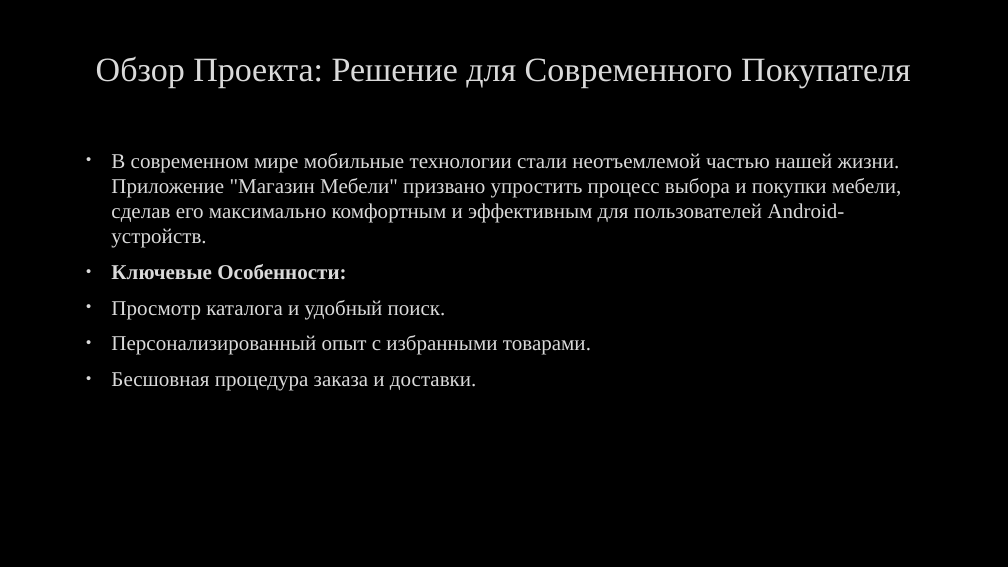
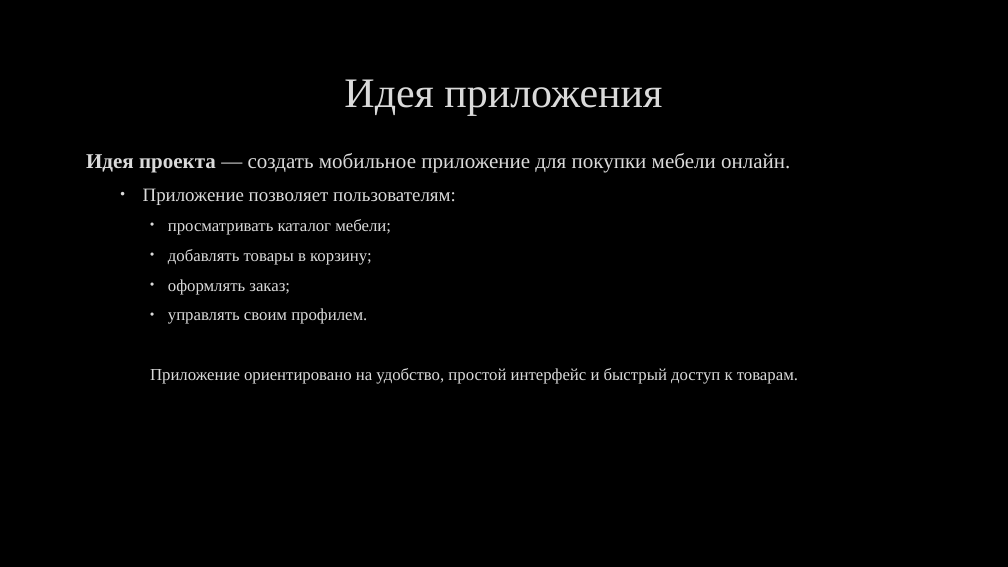
Before and after one commit to xseendy/Furniture_salees12, a slide deck: slide 2 of Магазин Мебели.pptx. Drawn at 1008x567 pixels with LibreOffice and Linux fonts; fonts in the diff are those of the drawing; background and template pictures are left out. Boxes give left, top, right and bottom in pixels: in the first picture for what was removed or moved away, otherwise in the second. Text is boxed around its words. In the diff, an @@ line names an element or a change of style, - is before the commit and + after.

```diff
--- a/Магазин Мебели.pptx
+++ b/Магазин Мебели.pptx
@@ title at (344,79,662,115): text changed; size 32.4 to 40 pt @@
-Обзор Проекта: Решение для Современного Покупателя
+Идея приложения
@@ text at (86,153,798,384): text changed; size 20 to 16 pt @@
-• В современном мире мобильные технологии стали неотъемлемой частью нашей жизни. Приложение "Магазин Мебели" призвано упростить процесс выбора и покупки мебели, сделав его максимально комфортным и эффективным для пользователей Android-устройств.
-• Ключевые Особенности:
-• Просмотр каталога и удобный поиск.
-• Персонализированный опыт с избранными товарами.
-• Бесшовная процедура заказа и доставки.
+Идея проекта — создать мобильное приложение для покупки мебели онлайн.
+  • Приложение позволяет пользователям:
+    • просматривать каталог мебели;
+    • добавлять товары в корзину;
+    • оформлять заказ;
+    • управлять своим профилем.
+    Приложение ориентировано на удобство, простой интерфейс и быстрый доступ к товарам.
```
Also in this commit, not shown: 2 other slides changed, 6 slides added, 5 slides removed.
